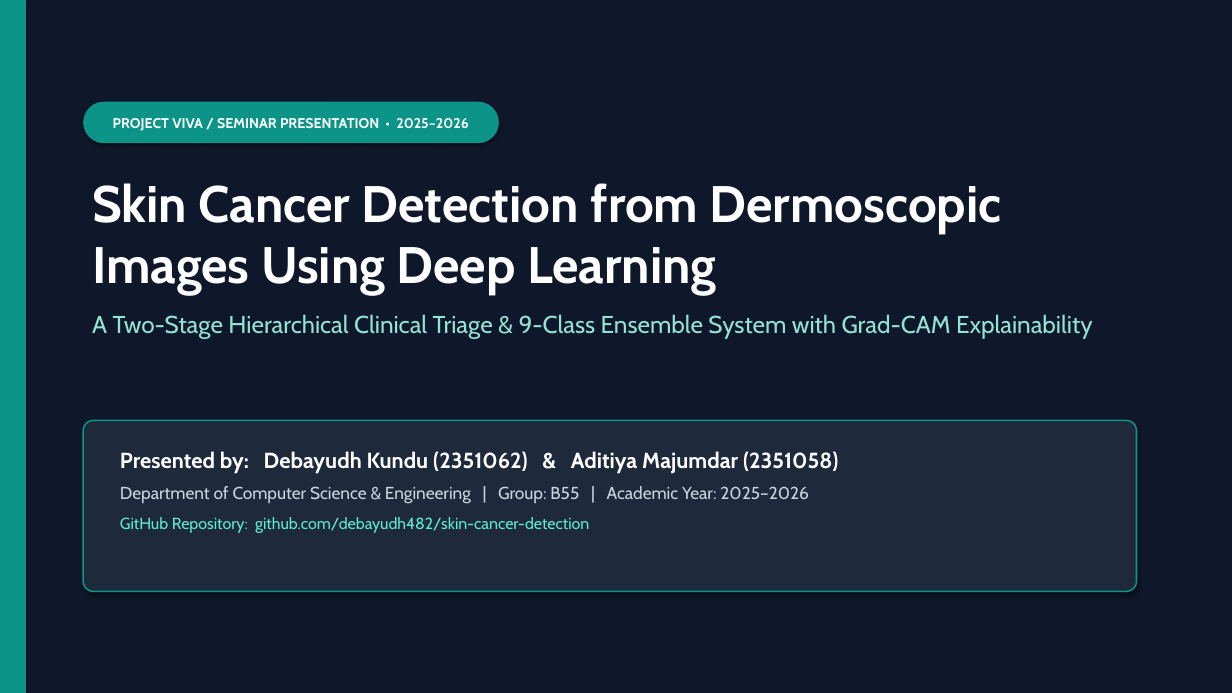
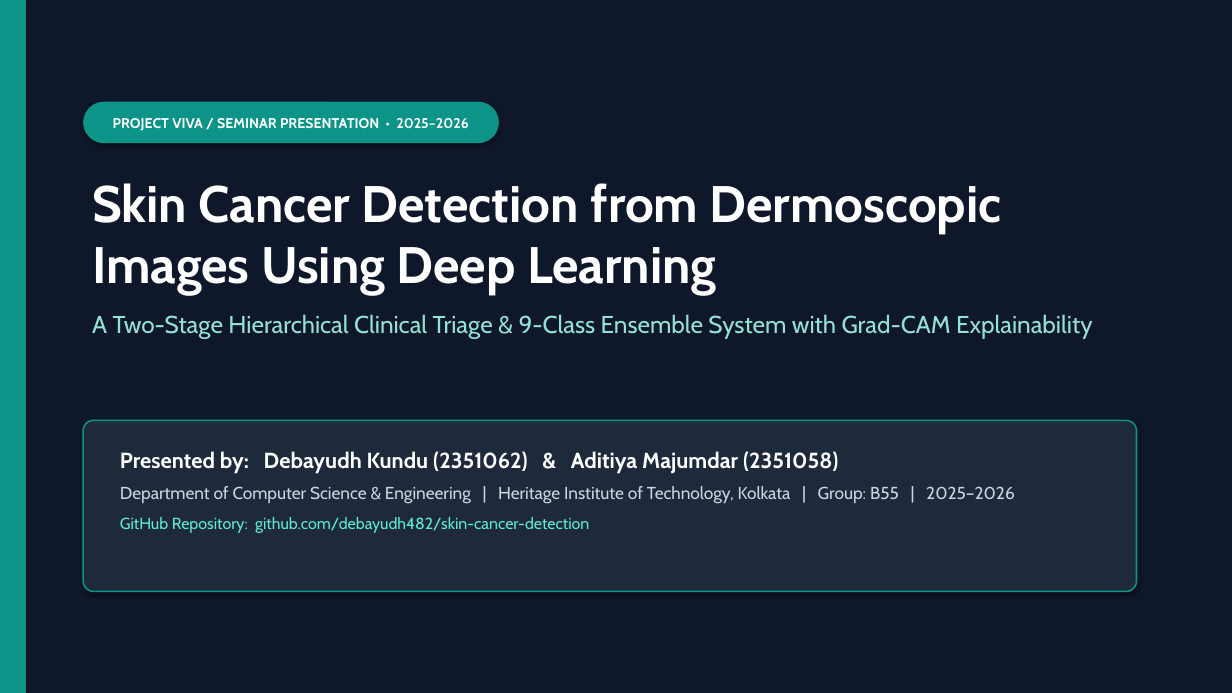
Before and after one commit to debayudh482/skin-cancer-detection, a slide deck: slide 1 of Skin_Cancer_Detection_Final_Presentation.pptx. Drawn at 1232x693 pixels with LibreOffice and Linux fonts; fonts in the diff are those of the drawing. Boxes give left, top, right and bottom in pixels: in the first picture for what was removed or moved away, otherwise in the second. Text is boxed around its words. In the diff, an @@ line names an element or a change of style, - is before the commit and + after.

Commit message:
Add Heritage Institute of Technology, Kolkata to Project Report and Presentation

```diff
--- a/Skin_Cancer_Detection_Final_Presentation.pptx
+++ b/Skin_Cancer_Detection_Final_Presentation.pptx
@@ text at (120, 486, 1015, 504): text changed @@
-Department of Computer Science & Engineering | Group: B55 | Academic Year: 2025–2026
+Department of Computer Science & Engineering | Heritage Institute of Technology, Kolkata | Group: B55 | 2025–2026
```
Also in this commit, not shown: 11 other slides changed, 3 other files.
